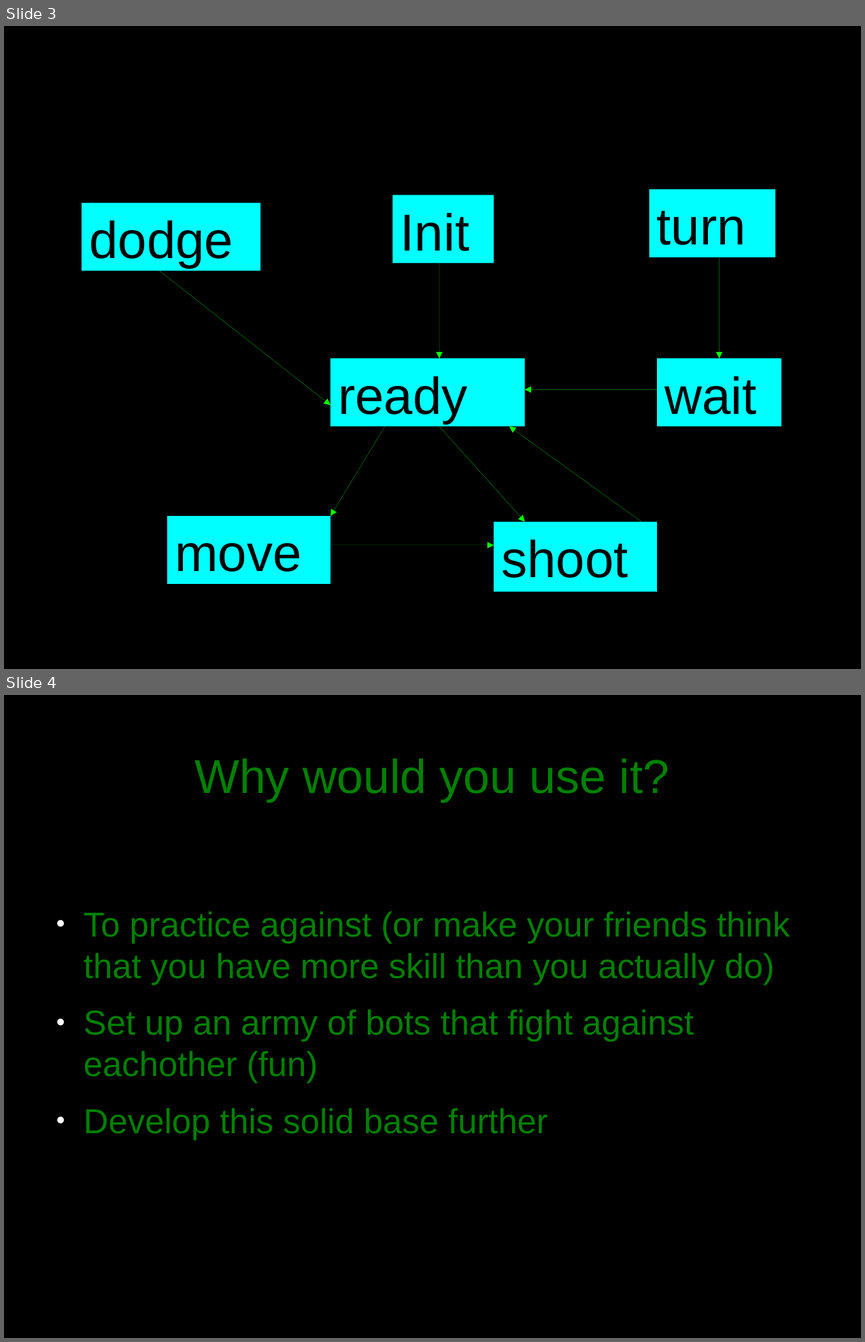
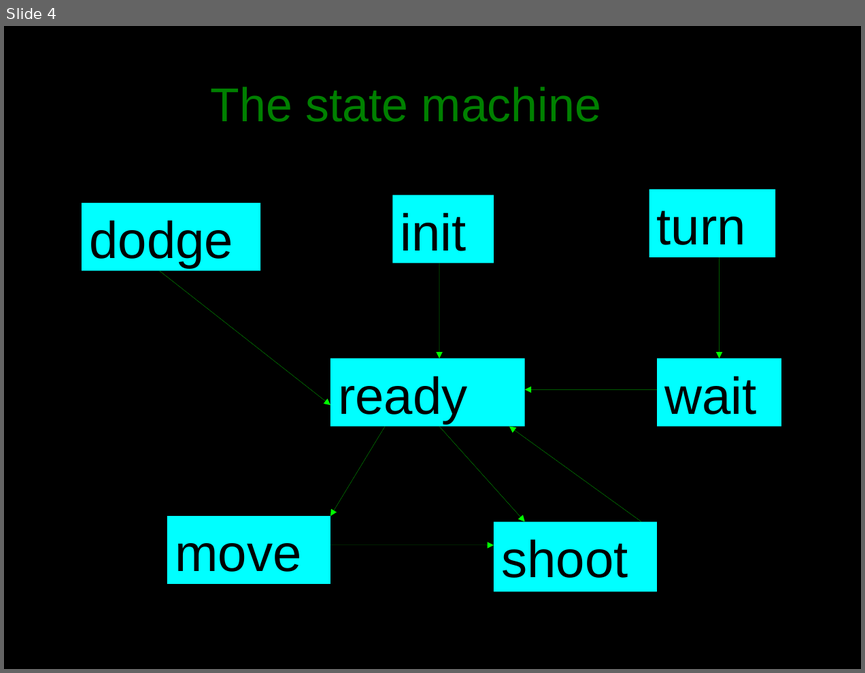
Before and after one commit to jakkdl/TDDD63-XPilot-AI, a slide deck: presentation.odp. Shown one above the other, each under a label of ours: slides 3 and 4 before the commit, slide 4 after it. The pictures are 865x1342 and 865x673 pixels, drawn with LibreOffice and Linux fonts; fonts in the diff are those of the drawing. Boxes give left, top, right and bottom in pixels: in the first picture for what was removed or moved away, otherwise in the second. Text is boxed around its words. In the diff, an @@ line names an element or a change of style, - is before the commit and + after.

```diff
--- a/presentation.odp
+++ b/presentation.odp
@@ slide 4 removed at (4,695,861,1338), background #000000 @@
@@ title removed at (194,758,670,802) @@
-Why would you use it?
@@ text removed at (84,911,789,1140) @@
-● To practice against (or make your friends think that you have more skill than you actually do)
-● Set up an army of bots that fight against eachother (fun)
-● Develop this solid base further
@@ what was slide 3 is now slide 4 @@
@@ slide 4 changed as well @@
@@ text added at (211,87,601,122), 44 pt, text #008000 @@
+The state machine
@@ text in rectangle at (400,212,466,251): text changed @@
-Init
+init
```
Also in this commit, not shown: 1 other slide changed, 3 slides added, 1 other slide removed.
